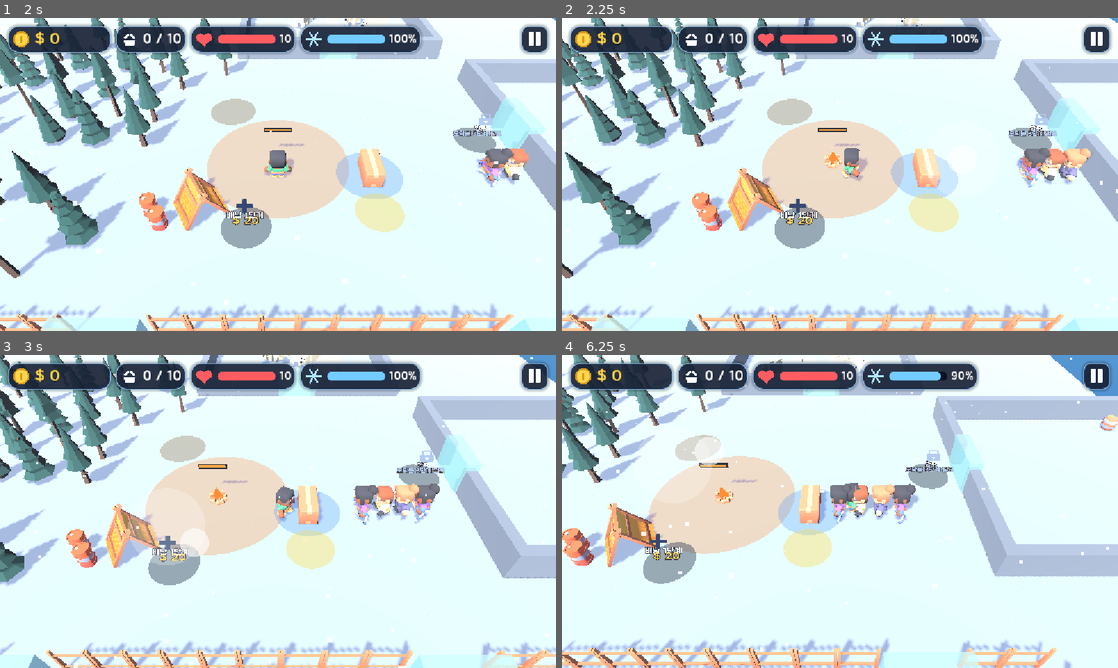
Above: before the commit, frames 1-4 (two rows, left to right).
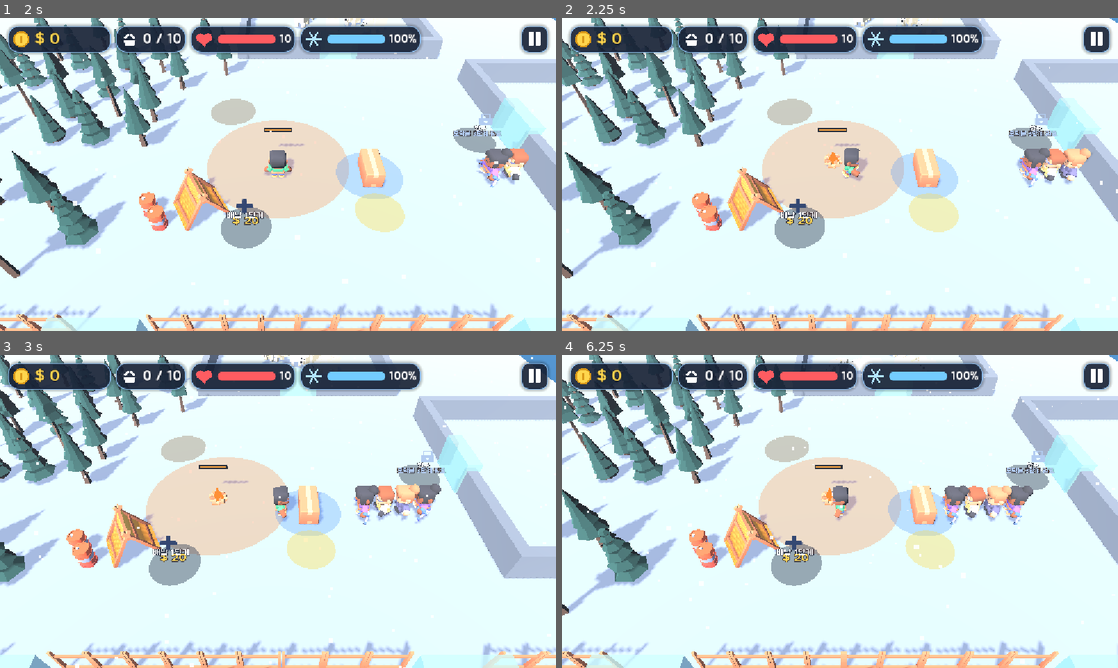
Above: after the commit, the same moments.

Repository: kimpro4214/FrostCamp
Game: Godot game, scene res://frost_camp/scenes/main.tscn
Two runs of this game, one before a commit and one after it. Both use one fixed random seed, a clock stepped at 60 frames per second and the inputs below.
Inputs (mouse positions are in pixels of both pictures, inside the frame that each line leads up to):
- Up to frame 1 (2 s): click "시작하기" at 0.5 s; click "건너뛰기" at 1.25 s
- Up to frame 2 (2.25 s): tap Enter (ui_accept) at 2 s; move the mouse to (962, 158) at 2.02 s; hold D from 2.03 s (still down); tap 1 at 2.1 s; click (962, 158) at 2.17 s
- Up to frame 3 (3 s): tap Enter (ui_accept) at 2.27 s; release D at 2.75 s; drag from (166, 527) to (250, 574) at 2.77 s
- Up to frame 4 (6.25 s): move the mouse to (895, 442) at 3.52 s; hold D 3.53-4.25 s; tap 3 at 3.6 s; click (895, 442) at 3.67 s; drag from (812, 574) to (673, 464) at 4.27 s; move the mouse to (1006, 558) at 5.02 s; hold A 5.03-5.75 s; tap 2 at 5.1 s; click (1006, 558) at 5.17 s; tap Enter (ui_accept) at 5.27 s; drag from (673, 464) to (756, 433) at 5.77 s

Frame 1 is identical in both runs. In frame 2, less than 0.1% of the frame differs, in the area x 65-71%, y 42-55%; in frame 3, 3.9%; in frame 4, 43%, in the area x 0-100%, y 0-100%.

Commit message:
fix: 프로스트 캠프 마우스가 터치를 흉내 내지 않게 해 PC에서 가상 조이스틱이 켜지지 않게 수정

Diff:
--- a/project.godot
+++ b/project.godot
@@ -26,7 +26,7 @@
 
 [input_devices]
 
-pointing/emulate_touch_from_mouse=true
+pointing/emulate_touch_from_mouse=false
 
 [physics]
 
